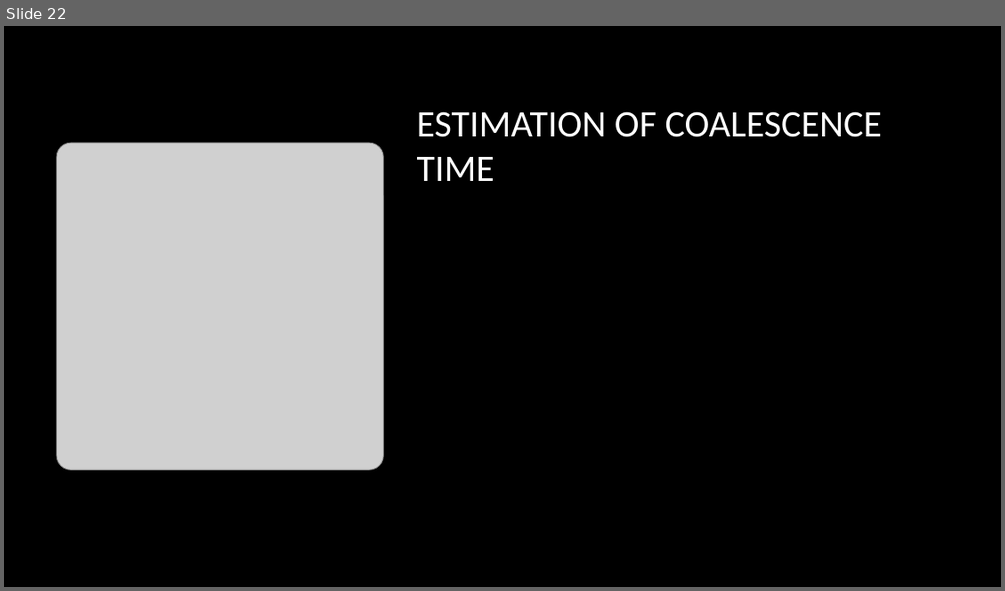
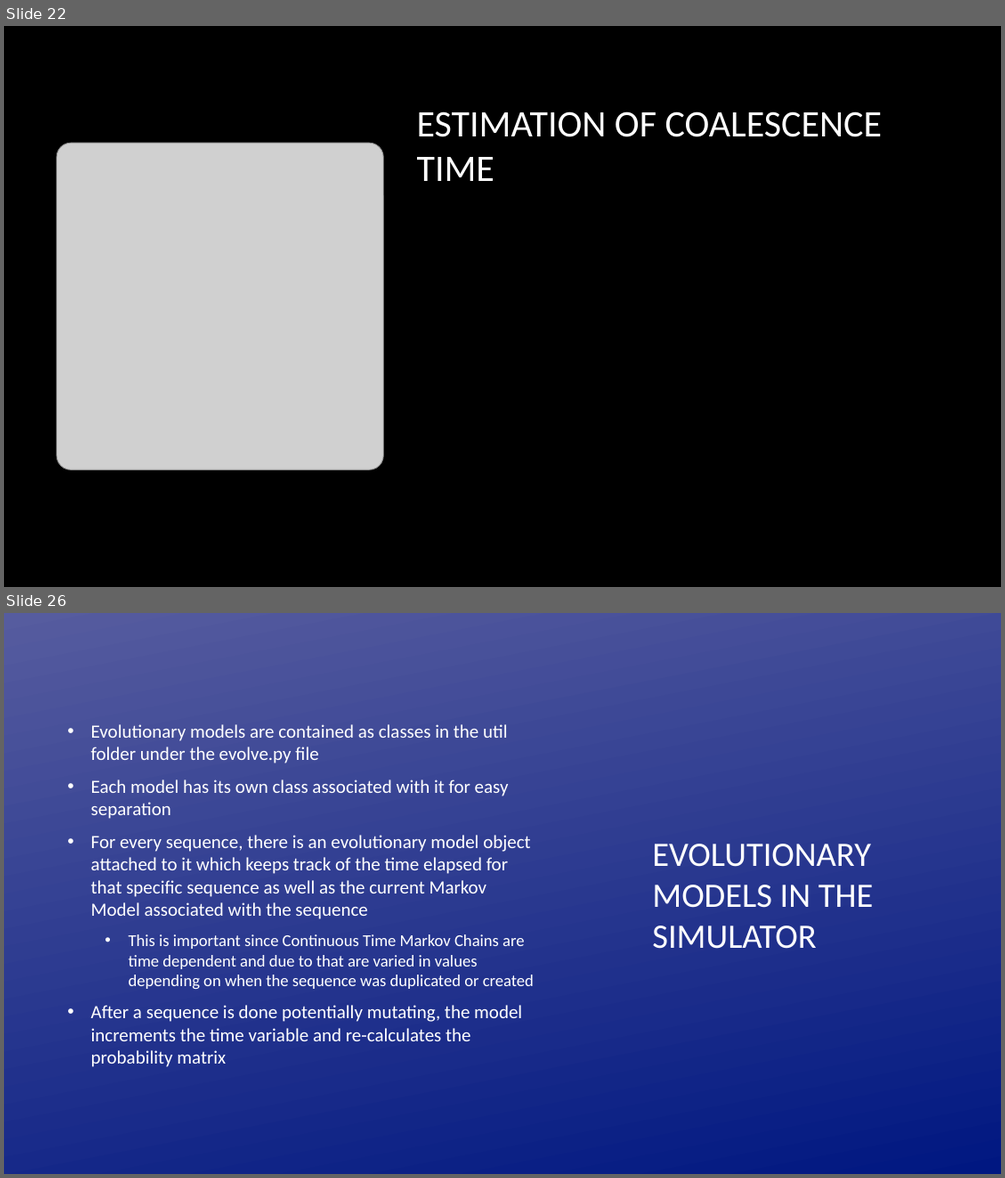
Before and after one commit to hakidehari/RepliClade, a slide deck: Repliclade_final/Repliclade.pptx. Shown one above the other, each under a label of ours: slide 22 before the commit, slides 22 and 26 after it; the slides between them are not shown. The pictures are 1005x591 and 1005x1178 pixels, drawn with LibreOffice and Linux fonts; fonts in the diff are those of the drawing; grey boxes stand for pictures; background and template pictures are left out. Boxes give left, top, right and bottom in pixels: in the first picture for what was removed or moved away, otherwise in the second. Text is boxed around its words. In the diff, an @@ line names an element or a change of style, - is before the commit and + after.

```diff
--- a/Repliclade_final/Repliclade.pptx
+++ b/Repliclade_final/Repliclade.pptx
@@ slide 26 added at (x1=4, y1=613, x2=1001, y2=1174), background picture (left out) @@
@@ text added at (x1=91, y1=724, x2=534, y2=1067), 18 pt, text #FFFFFF @@
+• Evolutionary models are contained as classes in the util folder under the evolve.py file
+• Each model has its own class associated with it for easy separation
+• For every sequence, there is an evolutionary model object attached to it which keeps track of the time elapsed for that specific sequence as well as the current Markov Model associated with the sequence
+  • This is important since Continuous Time Markov Chains are time dependent and due to that are varied in values depending on when the sequence was duplicated or created
+• After a sequence is done potentially mutating, the model increments the time variable and re-calculates the probability matrix
@@ title added at (x1=652, y1=844, x2=874, y2=949), 33 pt, text #FFFFFF @@
+EVOLUTIONARY MODELS IN THE SIMULATOR
```
Also in this commit, not shown: 1 slide changed, 5 other slides added.
